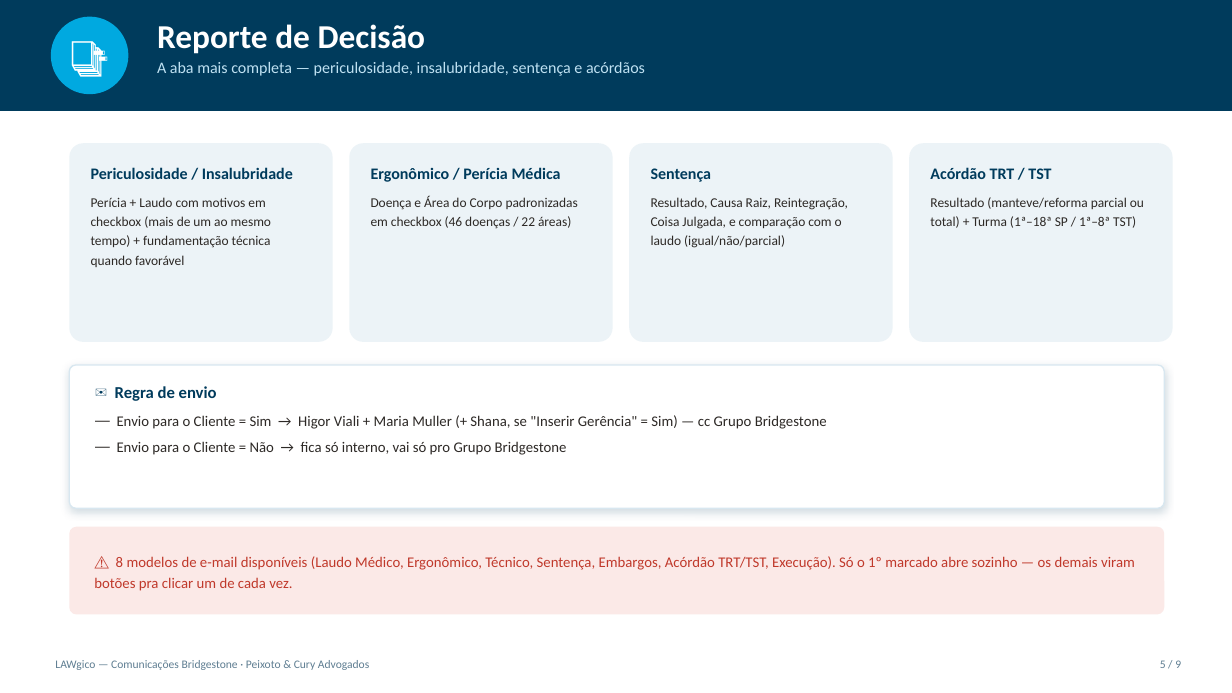
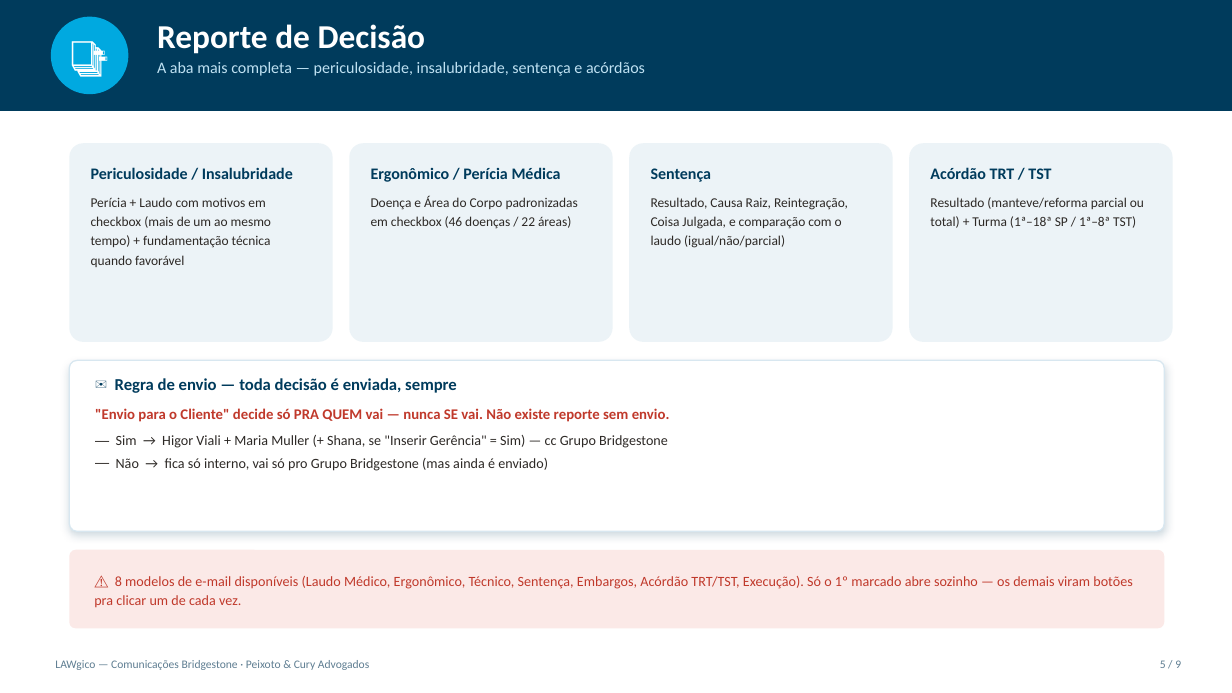
Before and after one commit to peixotoecury/comunicacoes-bridgestone, a slide deck: slide 5 of manual.pptx. Drawn at 1232x693 pixels with LibreOffice and Linux fonts; fonts in the diff are those of the drawing. Boxes give left, top, right and bottom in pixels: in the first picture for what was removed or moved away, otherwise in the second. Text is boxed around its words. In the diff, an @@ line names an element or a change of style, - is before the commit and + after.

Commit message:
Deixa claro que toda decisao precisa ser enviada (interno ou cliente), sem excecao - app, manual, PDF e PPTX

```diff
--- a/manual.pptx
+++ b/manual.pptx
@@ rounded rectangle: place and size @@
-rounded rectangle at box(69, 365, 1165, 508)
+rounded rectangle at box(69, 360, 1165, 531)
@@ text at box(95, 378, 670, 471): text changed; size 11.5 to 11 pt @@
-✉️ Regra de envio
-— Envio para o Cliente = Sim → Higor Viali + Maria Muller (+ Shana, se "Inserir Gerência" = Sim) — cc Grupo Bridgestone
-— Envio para o Cliente = Não → fica só interno, vai só pro Grupo Bridgestone
+✉️ Regra de envio — toda decisão é enviada, sempre
+"Envio para o Cliente" decide só PRA QUEM vai — nunca SE vai. Não existe reporte sem envio.
+— Sim → Higor Viali + Maria Muller (+ Shana, se "Inserir Gerência" = Sim) — cc Grupo Bridgestone
+— Não → fica só interno, vai só pro Grupo Bridgestone (mas ainda é enviado)
@@ rounded rectangle: place and size @@
-rounded rectangle at box(69, 527, 1165, 615)
+rounded rectangle at box(69, 550, 1165, 628)
@@ text "⚠️ 8 modelos de e-mail ...": place and size @@
-text "⚠️ 8 modelos de e-mail ..." at box(94, 556, 1135, 591)
+text "⚠️ 8 modelos de e-mail ..." at box(94, 576, 1132, 607)
@@ text "⚠️ 8 modelos de e-mail ..." at box(94, 576, 1132, 607): size 11.5 to 11 pt @@
```
Also in this commit, not shown: 3 other files.
